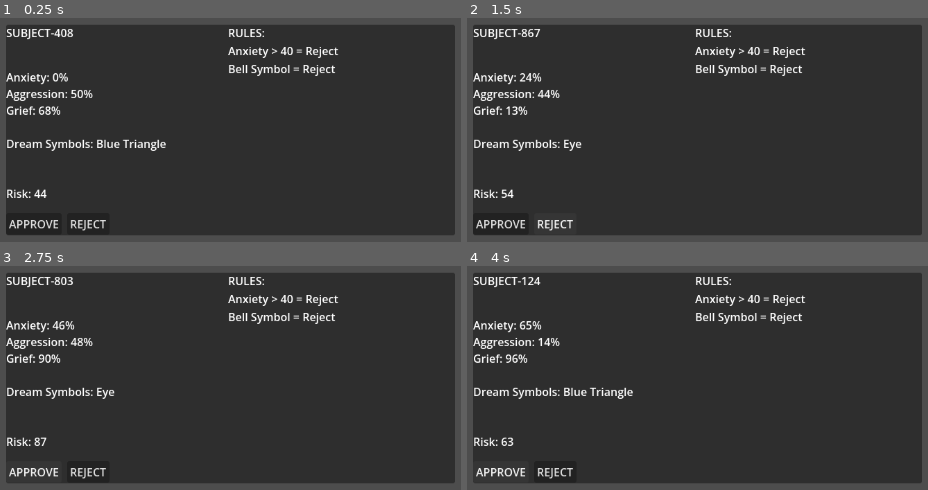
Above: before the commit, frames 1-4 (two rows, left to right).
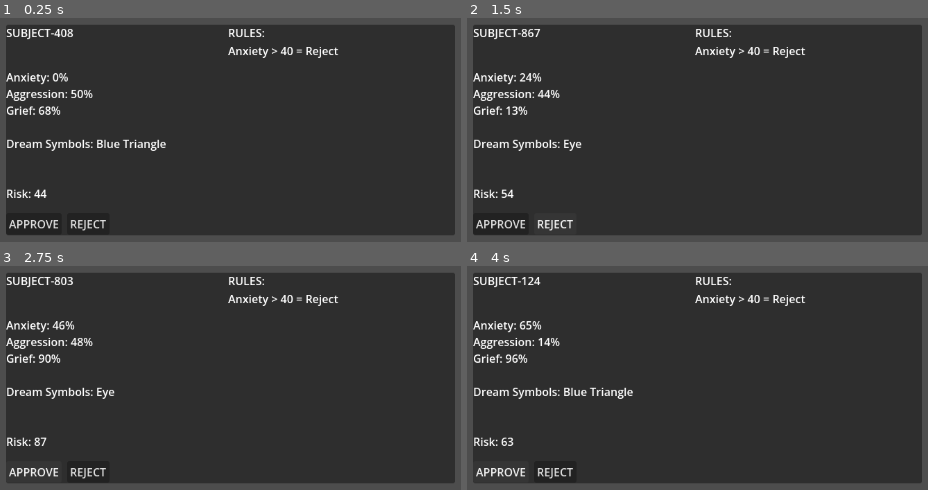
Above: after the commit, the same moments.

Repository: etper/papers-please
Game: Godot game, scene res://main.tscn
Two runs of this game, one before a commit and one after it. Both use one fixed random seed, a clock stepped at 60 frames per second and the inputs below.
Inputs:
- Up to frame 1 (0.25 s): no input
- Up to frame 2 (1.5 s): click "APPROVE" at 0.5 s; click "REJECT" at 1.25 s
- Up to frame 3 (2.75 s): click "APPROVE" at 2 s
- Up to frame 4 (4 s): click "REJECT" at 2.75 s; click "APPROVE" at 3.5 s

The runs differ from the first frame. In frame 1, 0.5% of the frame differs, in the area x 49-73%, y 20-26%; in frame 2, 0.5%; in frame 3, 0.5%; in frame 4, 0.5%.

Commit message:
rules change by day

Diff:
--- a/main.gd
+++ b/main.gd
@@ -6,9 +6,12 @@
 var processed := 0
 var quota := 5
 
+var current_day := 1
 
 func _ready():
 	randomize()
+
+	$RuleManager.set_day(current_day)
 
 	current_citizen = generate_random_citizen()
 
@@ -59,9 +62,7 @@
 		"Risk: " + str(citizen.risk_score)
 
 	$UI/BrainScanPanel/RulesLabel.text = \
-	"RULES:\n" + \
-	"Anxiety > 40 = Reject\n" + \
-	"Bell Symbol = Reject"
+	$RuleManager.get_rules_text()
 
 func finish_case():
 
--- a/scripts/gdd.gd
+++ b/scripts/gdd.gd
@@ -72,19 +72,6 @@
 	# GAMEPLAY
 
 		#tasks
-#2. Daily Rule Changes
-#
-#Rules mutate each day.
-#
-#This creates uncertainty and tension.
-#
-#Examples:
-#
-#Day 1:
-#Anxiety > 40% rejected
-#Day 2:
-#Bell dreams forbidden
-#Blue triangle scans always rejected
 #Day 3:
 #Randomized forbidden emotions
 #Thresholds hidden partially
@@ -1585,3 +1572,5 @@
 
 		# icons for dream symbols instead
 		# rules being different app than brain scan panel
+		# make sure that hidden instructions are not overriding the rules for the days
+		# make sure the rules for the days are correct with plan
--- a/scripts/rule_manager.gd
+++ b/scripts/rule_manager.gd
@@ -1,11 +1,23 @@
 extends Node
 
 var anxiety_limit := 40
+var forbidden_symbols := []
 
-var forbidden_symbols := [
-	"Bell"
-]
+func set_day(day: int):
 
+	match day:
+
+		1:
+			anxiety_limit = 40
+			forbidden_symbols = []
+
+		2:
+			anxiety_limit = 60
+			forbidden_symbols = ["Bell", "Blue Triangle"]
+
+		3:
+			anxiety_limit = 30
+			forbidden_symbols = ["Ocean"]
 
 func should_reject(citizen: Citizen) -> bool:
 
@@ -17,3 +29,14 @@
 			return true
 
 	return false
+
+func get_rules_text() -> String:
+
+	var text = "RULES:\n"
+
+	text += "Anxiety > " + str(anxiety_limit) + " = Reject\n"
+
+	for symbol in forbidden_symbols:
+		text += symbol + " Symbol = Reject\n"
+
+	return text
